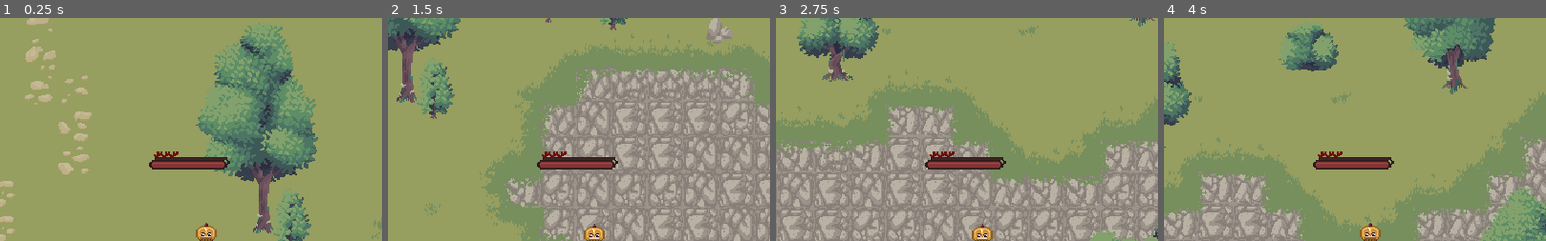
Above: before the commit, frames 1-4 (left to right).
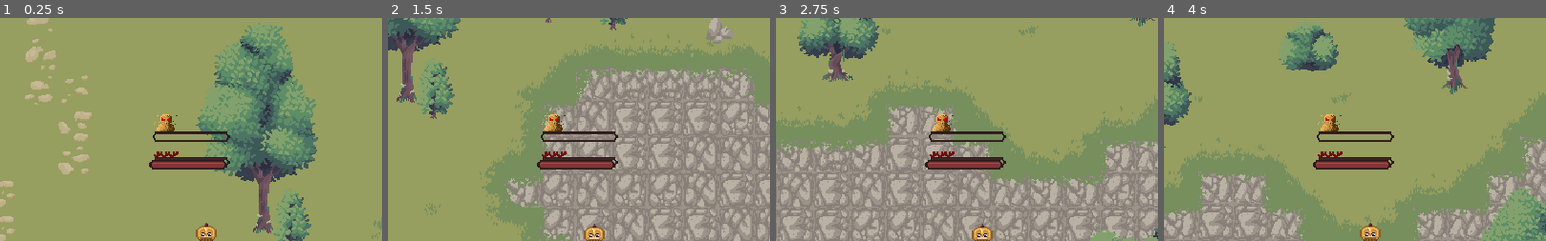
Above: after the commit, the same moments.

Repository: Valentino-02/GMTK-JamGame
Game: Godot game, scene res://src/mainGame/MainGame.tscn
The game is run twice, just before and just after one commit, with the same random seed, the same clock (stepped at 60 frames per second) and the same inputs. This scene is started directly instead of the project's main scene. The engine's default icon, where the game draws it, is replaced by a stand-in: a white triangle on a blue panel in a dark square. Sound files missing from this copy of the repository are replaced by a short silence.
Inputs (mouse positions are % of the whole screen's width and height, from its top left):
- Up to frame 1 (0.25 s): no input
- Up to frame 2 (1.5 s): tap Enter at 0.5 s; move the mouse to (72, 45) at 0.52 s; tap I at 0.6 s; click (72, 45) at 0.67 s; drag from (30, 55) to (45, 70) at 1.27 s
- Up to frame 3 (2.75 s): move the mouse to (60, 28) at 2.02 s; tap I at 2.1 s; click (60, 28) at 2.17 s
- Up to frame 4 (4 s): drag from (45, 70) to (20, 35) at 2.77 s; tap Space at 3.5 s; move the mouse to (80, 65) at 3.52 s; tap I at 3.6 s; click (80, 65) at 3.67 s
The pictures show only the part of the screen within x 23-73%, y 0-50%; the shares and areas given below are measured in that part.

The runs differ from the first frame. In frame 1, 0.7% of the frame differs, in the area x 40-61%, y 43-56%; in frame 2, 0.7%; in frame 3, 0.7%; in frame 4, 0.7%.
Error in both runs: Invalid access to property or key 'nextMonolog' on a base object of type 'Nil'. (res://src/UI/Monolog.gd:18)

Commit message:
Added Skelly

Diff:
--- a/src/mainGame/entities/enemies/Enemy.tscn
+++ b/src/mainGame/entities/enemies/Enemy.tscn
@@ -1,12 +1,34 @@
-[gd_scene load_steps=16 format=3 uid="uid://cl0yyj3bikhwy"]
+[gd_scene load_steps=23 format=3 uid="uid://cl0yyj3bikhwy"]
 
 [ext_resource type="Script" path="res://src/mainGame/entities/enemies/Enemy.gd" id="1_ivfwx"]
 [ext_resource type="Resource" uid="uid://f0pmxc5ncy60" path="res://src/mainGame/entities/enemies/SlimeEnemyData.tres" id="2_h1u6h"]
 [ext_resource type="Texture2D" uid="uid://dww4bau480kmx" path="res://assets/Characters/Slim_Attack.png" id="3_2k1go"]
 [ext_resource type="Material" uid="uid://ds5hywdnlufaq" path="res://assets/Particles/ExplosionParticles.tres" id="3_o36fb"]
+[ext_resource type="Texture2D" uid="uid://bjqjdiy654oeu" path="res://assets/Characters/skelly.png" id="3_xqwf5"]
 [ext_resource type="PackedScene" uid="uid://bn5k0fs4pomu" path="res://src/UI/EntityEraseBtn.tscn" id="4_5ufjc"]
+[ext_resource type="Texture2D" uid="uid://cpjmrdd0c8eg1" path="res://assets/Characters/skelly-attack.png" id="4_48nqj"]
 [ext_resource type="Texture2D" uid="uid://bm513qa00ob0l" path="res://assets/Characters/Slim_Idle.png" id="4_qxil2"]
 [ext_resource type="PackedScene" uid="uid://b5ltrp8a64t2b" path="res://src/mainGame/entities/modules/AttackModule.tscn" id="5_2lr2l"]
+
+[sub_resource type="AtlasTexture" id="AtlasTexture_ahfjk"]
+atlas = ExtResource("3_xqwf5")
+region = Rect2(0, 0, 32, 32)
+
+[sub_resource type="AtlasTexture" id="AtlasTexture_mp17q"]
+atlas = ExtResource("3_xqwf5")
+region = Rect2(32, 0, 32, 32)
+
+[sub_resource type="AtlasTexture" id="AtlasTexture_hfkbo"]
+atlas = ExtResource("3_xqwf5")
+region = Rect2(64, 0, 32, 32)
+
+[sub_resource type="AtlasTexture" id="AtlasTexture_3fkgo"]
+atlas = ExtResource("4_48nqj")
+region = Rect2(0, 0, 32, 32)
+
+[sub_resource type="AtlasTexture" id="AtlasTexture_alvwc"]
+atlas = ExtResource("4_48nqj")
+region = Rect2(32, 0, 32, 32)
 
 [sub_resource type="AtlasTexture" id="AtlasTexture_7uvtq"]
 atlas = ExtResource("3_2k1go")
@@ -34,6 +56,34 @@
 
 [sub_resource type="SpriteFrames" id="SpriteFrames_wb1ap"]
 animations = [{
+"frames": [{
+"duration": 1.0,
+"texture": SubResource("AtlasTexture_ahfjk")
+}, {
+"duration": 1.2,
+"texture": SubResource("AtlasTexture_mp17q")
+}, {
+"duration": 1.3,
+"texture": SubResource("AtlasTexture_hfkbo")
+}, {
+"duration": 1.0,
+"texture": SubResource("AtlasTexture_ahfjk")
+}],
+"loop": false,
+"name": &"Skelly Attack",
+"speed": 5.0
+}, {
+"frames": [{
+"duration": 1.0,
+"texture": SubResource("AtlasTexture_3fkgo")
+}, {
+"duration": 1.0,
+"texture": SubResource("AtlasTexture_alvwc")
+}],
+"loop": true,
+"name": &"Skelly Idle",
+"speed": 3.0
+}, {
 "frames": [{
 "duration": 1.0,
 "texture": SubResource("AtlasTexture_7uvtq")
@@ -72,9 +122,9 @@
 
 [node name="AnimatedSprite2D" type="AnimatedSprite2D" parent="."]
 sprite_frames = SubResource("SpriteFrames_wb1ap")
-animation = &"Slimin\' Slime Attack"
-frame = 1
-frame_progress = 0.94415
+animation = &"Skelly Attack"
+frame = 3
+frame_progress = 1.0
 
 [node name="EraseButton" parent="." instance=ExtResource("4_5ufjc")]
 
--- /dev/null
+++ b/src/mainGame/entities/enemies/SkellyEnemyData.tres
@@ -0,0 +1,13 @@
+[gd_resource type="Resource" script_class="EnemyData" load_steps=2 format=3 uid="uid://ws0srjn87cwc"]
+
+[ext_resource type="Script" path="res://src/mainGame/entities/enemies/EnemyData.gd" id="1_h7nav"]
+
+[resource]
+script = ExtResource("1_h7nav")
+name = "Skelly"
+baseHealth = 2
+baseDamage = 5
+deployCost = 25
+eraseCost = 5
+goldReward = 20
+bloodlustReduction = 4
--- a/src/mainGame/entities/hero/Hero.tscn
+++ b/src/mainGame/entities/hero/Hero.tscn
@@ -8,6 +8,8 @@
 [ext_resource type="Texture2D" uid="uid://djothv4xaon4" path="res://assets/Characters/Protag_Move.png" id="5_epd5n"]
 [ext_resource type="Texture2D" uid="uid://cpy1gy5mvj4m2" path="res://assets/UI/Health-empty.png" id="7_wusxn"]
 [ext_resource type="Texture2D" uid="uid://evad3n7mv0ls" path="res://assets/UI/Health-full.png" id="8_551ay"]
+[ext_resource type="Texture2D" uid="uid://bg0r3nlyxd5mg" path="res://assets/UI/Bloodlust-empty.png" id="9_t0uuv"]
+[ext_resource type="Texture2D" uid="uid://bgijkgkjhi16q" path="res://assets/UI/Bloodlust-full.png" id="10_8iha1"]
 
 [sub_resource type="AtlasTexture" id="AtlasTexture_68q15"]
 atlas = ExtResource("2_e4o61")
@@ -296,6 +298,8 @@
 offset_top = -132.0
 offset_right = 61.0
 offset_bottom = -105.0
+texture_under = ExtResource("9_t0uuv")
+texture_progress = ExtResource("10_8iha1")
 
 [node name="BloodlustTimer" type="Timer" parent="."]
 wait_time = 0.5
Binary file added: assets/Characters/skelly-attack.png
Not shown, added: assets/Characters/skelly-attack.png.import
Binary file added: assets/Characters/skelly-damagetaken.png
Not shown, added: assets/Characters/skelly-damagetaken.png.import
Binary file added: assets/Characters/skelly.png
Not shown, added: assets/Characters/skelly.png.import
Binary file added: assets/UI/Bloodlust-empty.png
Not shown, added: assets/UI/Bloodlust-empty.png.import
Binary file added: assets/UI/Bloodlust-full.png
Not shown, added: assets/UI/Bloodlust-full.png.import
Not shown: 1 places in src/mainGame/entities/hero/Hero.tscn that only renumber resources
